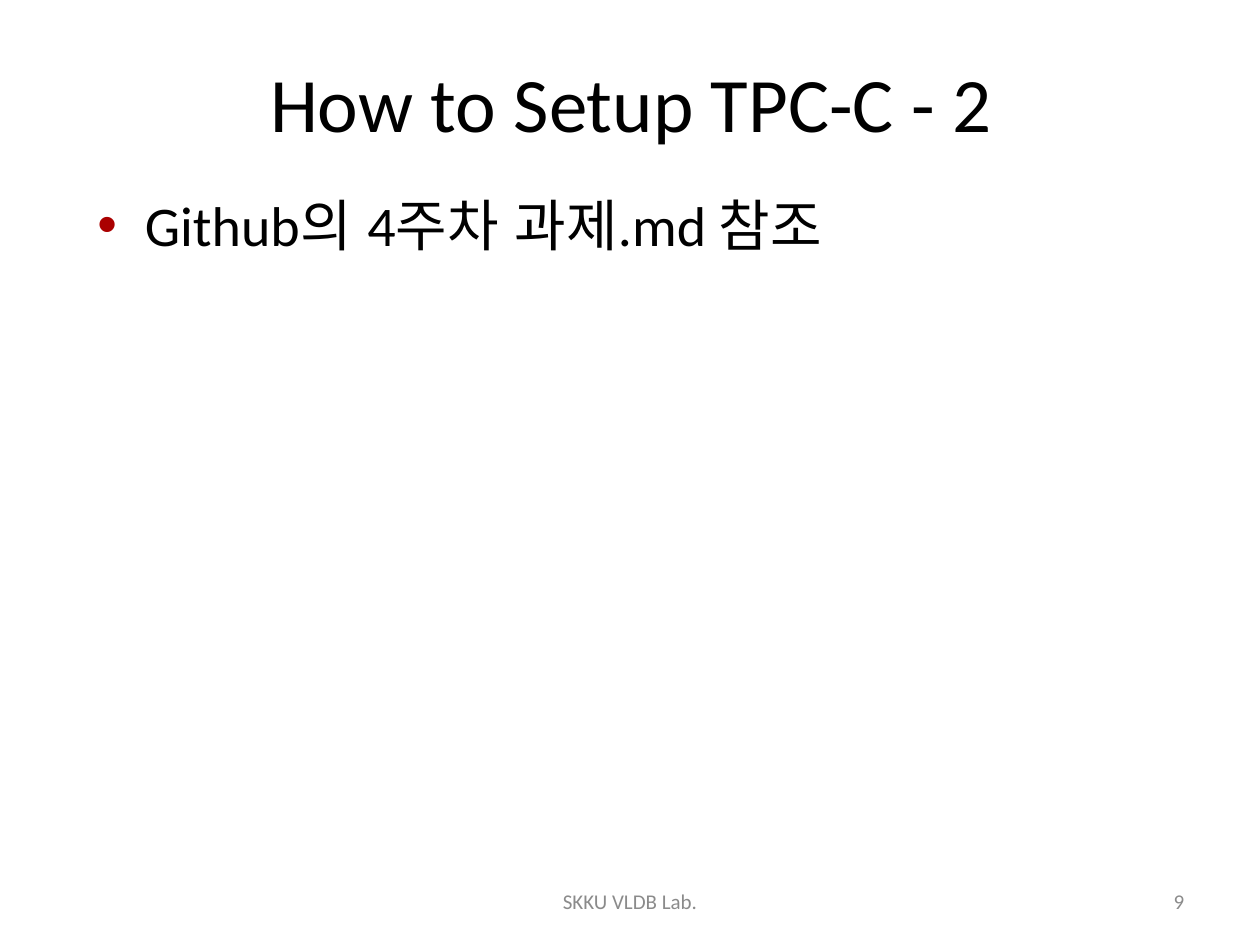
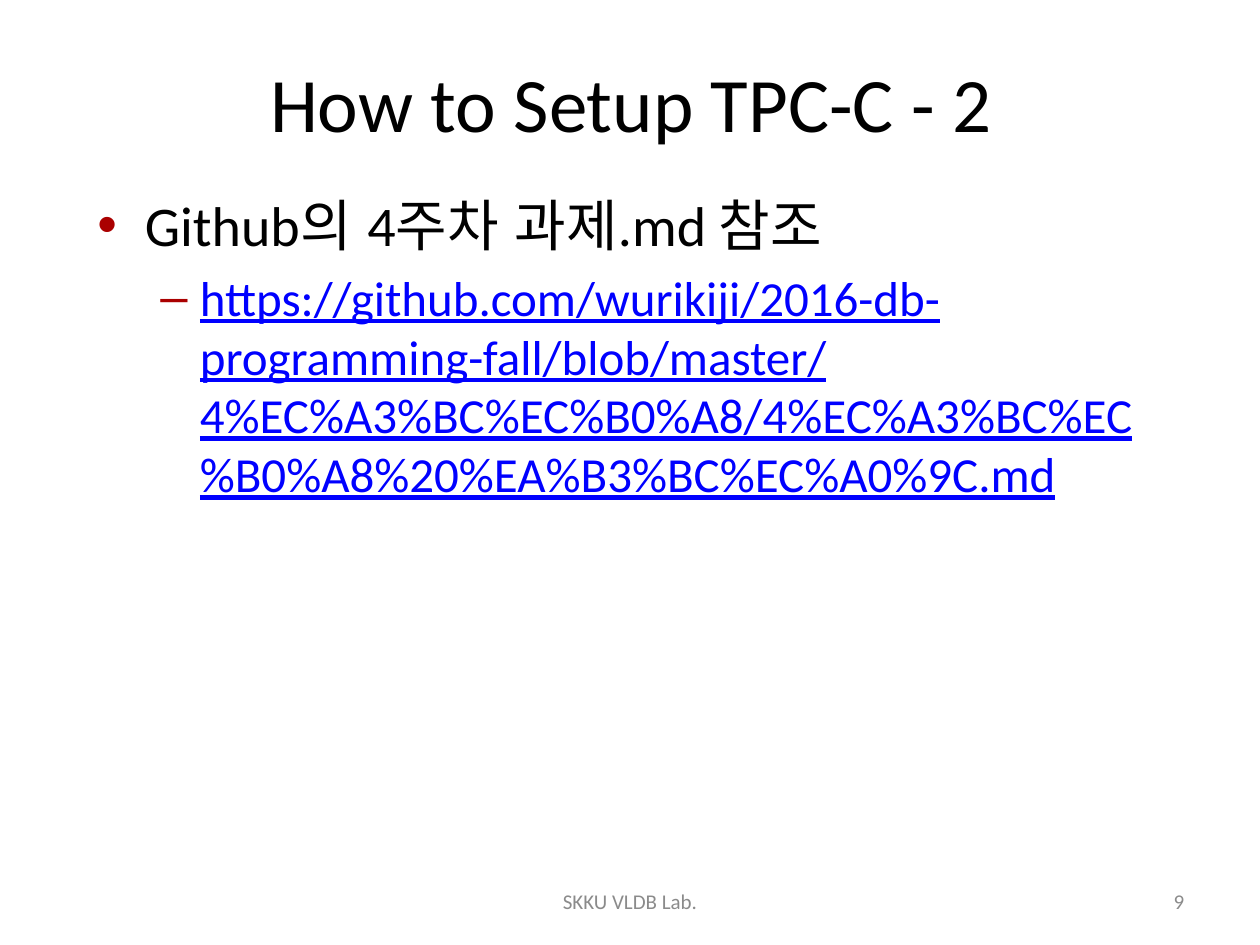
Before and after one commit to wurikiji/2016-db-programming-fall, a slide deck: slide 9 of 4주차/4주차 - Asignment 3.pptx. Drawn at 1260x945 pixels with LibreOffice and Linux fonts; fonts in the diff are those of the drawing. Boxes give left, top, right and bottom in pixels: in the first picture for what was removed or moved away, otherwise in the second. Text is boxed around its words. In the diff, an @@ line names an element or a change of style, - is before the commit and + after.

Commit message:
Add address

```diff
--- a/4주차/4주차 - Asignment 3.pptx
+++ b/4주차/4주차 - Asignment 3.pptx
@@ text at [200,282,1132,500]: paragraph added @@
+  – https://github.com/wurikiji/2016-db-programming-fall/blob/master/4%EC%A3%BC%EC%B0%A8/4%EC%A3%BC%EC%B0%A8%20%EA%B3%BC%EC%A0%9C.md
```
